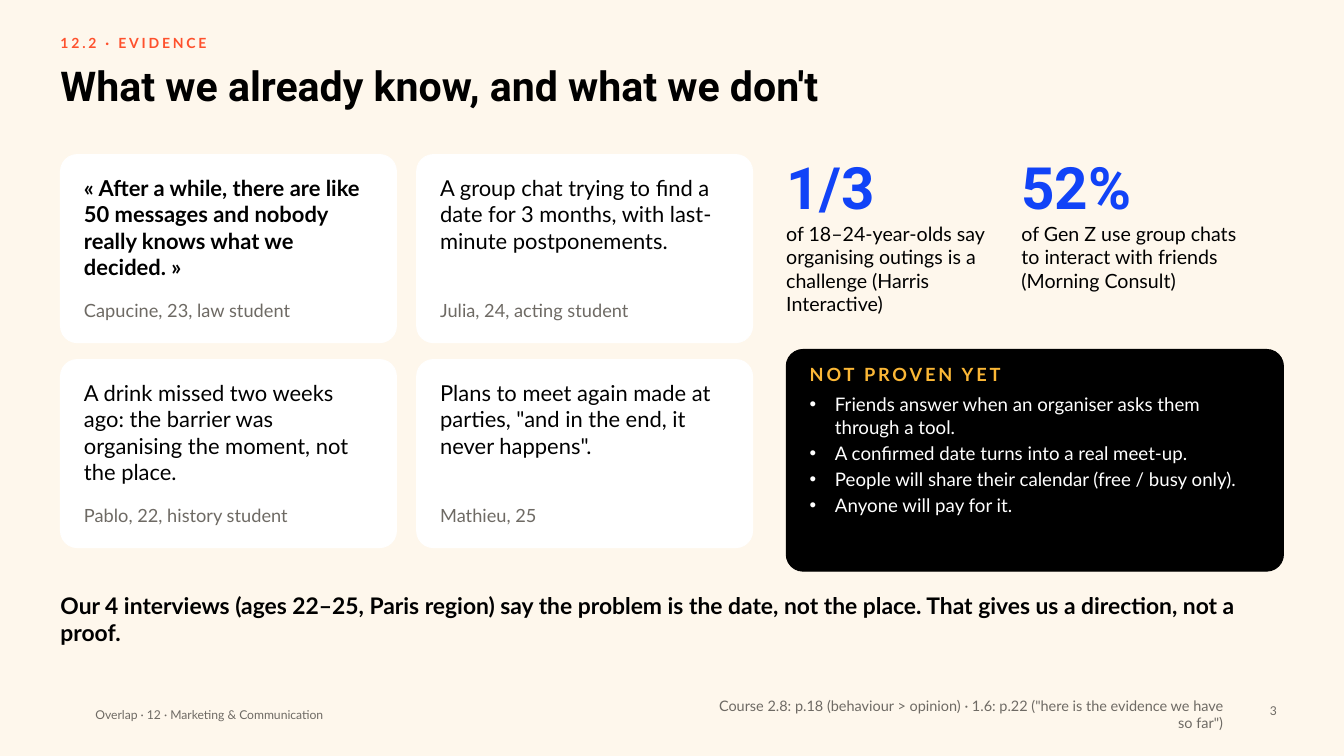
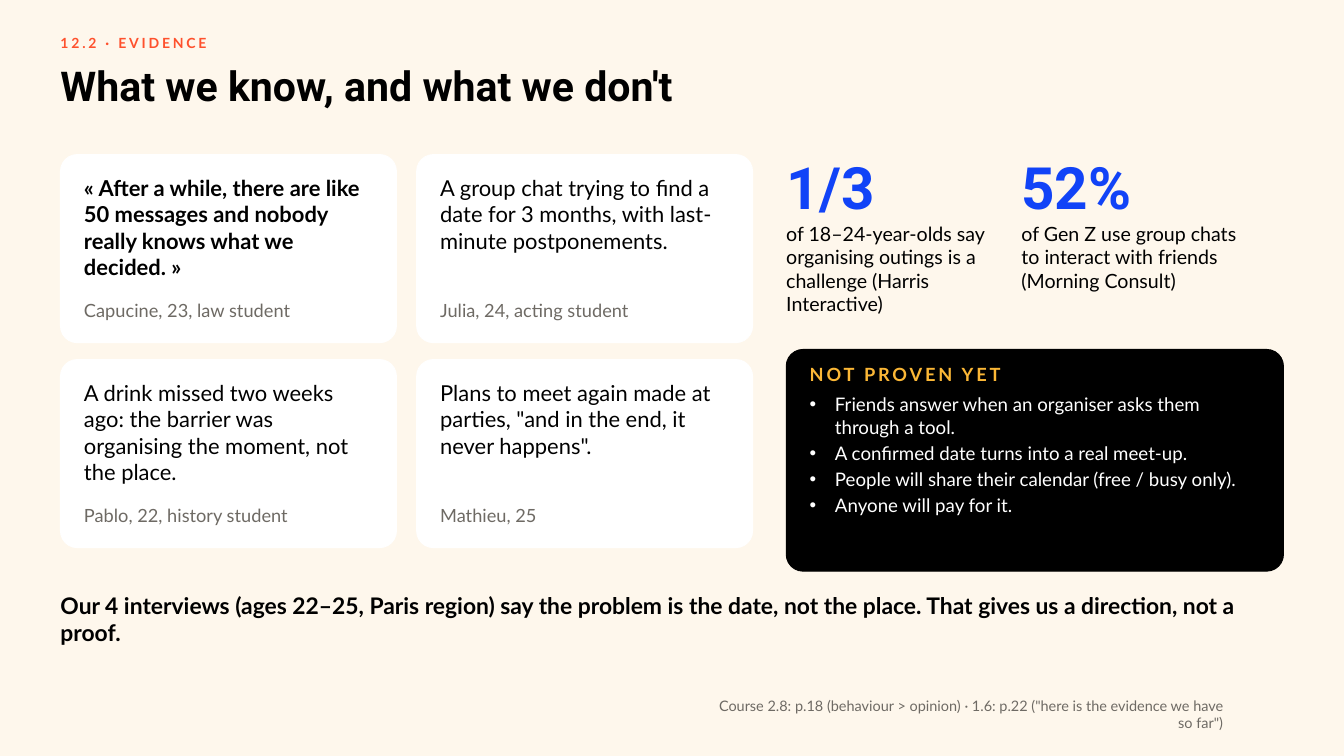
Before and after one commit to clemsnz/Unesco, a slide deck: slide 3 of Overlap_Campagne/Overlap_Marketing_Communication.pptx. Drawn at 1344x756 pixels with LibreOffice and Linux fonts; fonts in the diff are those of the drawing; background and template pictures are left out. Boxes give left, top, right and bottom in pixels: in the first picture for what was removed or moved away, otherwise in the second. Text is boxed around its words. In the diff, an @@ line names an element or a change of style, - is before the commit and + after.

```diff
--- a/Overlap_Campagne/Overlap_Marketing_Communication.pptx
+++ b/Overlap_Campagne/Overlap_Marketing_Communication.pptx
@@ title at [60, 70, 672, 108]: text changed @@
-What we already know, and what we don't
+What we know, and what we don't
@@ text removed at [95, 710, 323, 721] @@
-Overlap · 12 · Marketing & Communication
@@ page number removed at [1270, 706, 1277, 715] @@
-3
```
Also in this commit, not shown: 21 other slides changed, 12 other files.
